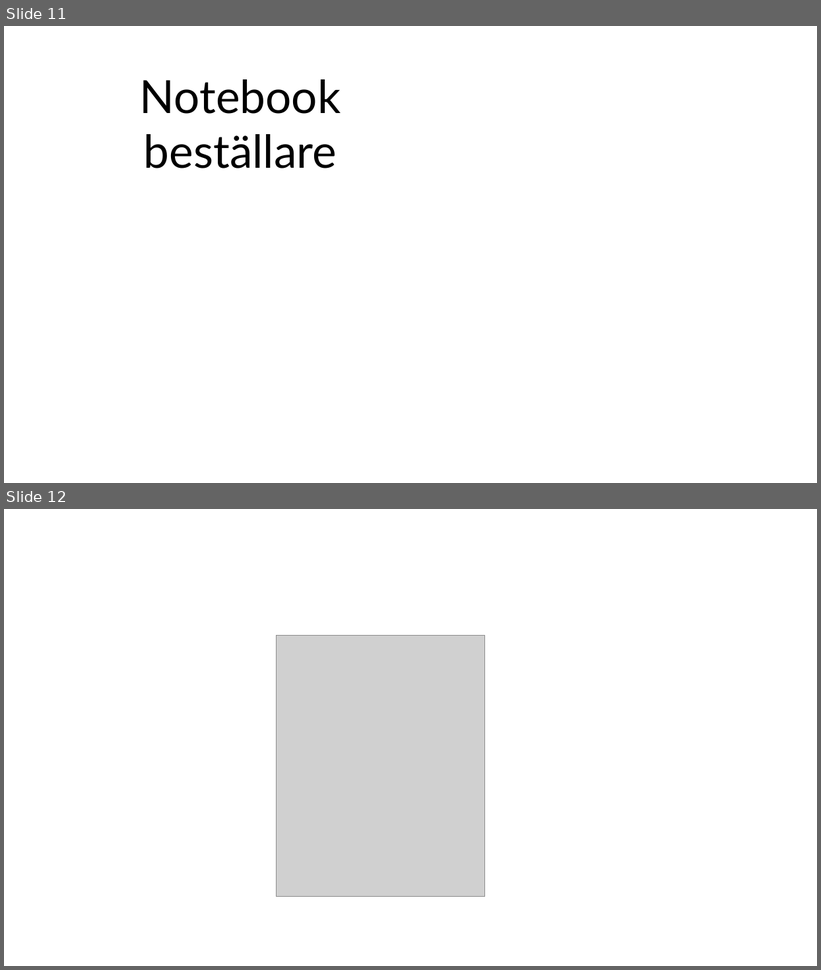
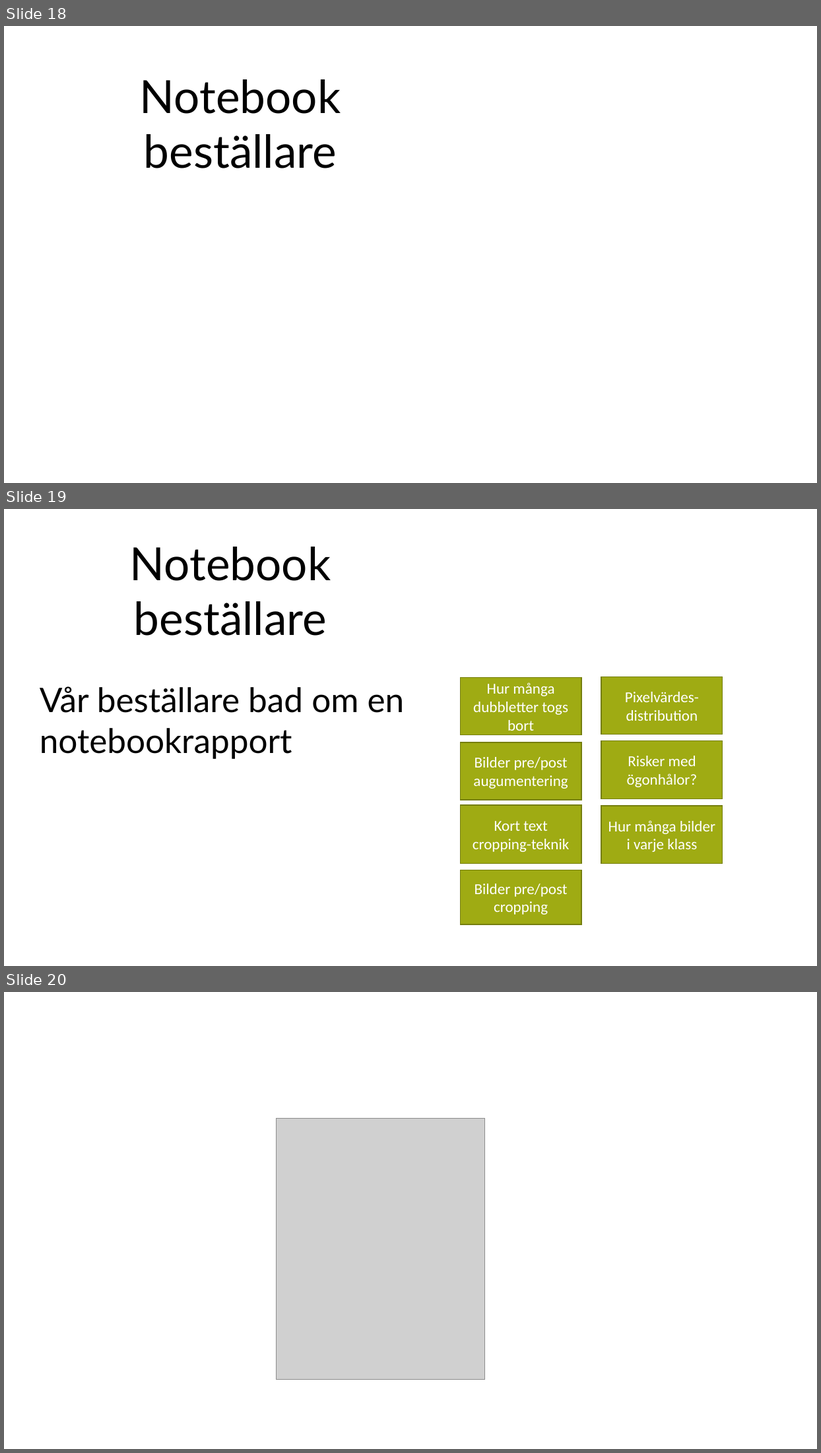
Before and after one commit to Jimmy-Nnilsson/StudieGrupp3_MLProjekt, a slide deck: Projectdocuments/GruppPresentation_NL.pptx. Shown one above the other, each under a label of ours: slides 11 and 12 before the commit, slides 18, 19 and 20 after it. The pictures are 821x970 and 821x1453 pixels, drawn with LibreOffice and Linux fonts; fonts in the diff are those of the drawing; grey boxes stand for pictures; background and template pictures are left out. Boxes give left, top, right and bottom in pixels: in the first picture for what was removed or moved away, otherwise in the second. Text is boxed around its words. In the diff, an @@ line names an element or a change of style, - is before the commit and + after.

```diff
--- a/Projectdocuments/GruppPresentation_NL.pptx
+++ b/Projectdocuments/GruppPresentation_NL.pptx
@@ slide 19 added at (4, 509, 817, 966), background picture (left out) @@
@@ text added at (130, 547, 331, 636), 54 pt, text #000000 @@
+Notebook beställare
@@ title added at (40, 687, 405, 759), 40 pt, text #000000 @@
+Vår beställare bad om en notebookrapport
@@ rectangle added at (460, 678, 582, 735), fill #9FAB13, outline #767F0E 1 pt, 18 pt, text #FFFFFF @@
+Hur många dubbletter togs bort
@@ rectangle added at (602, 677, 723, 735), fill #9FAB13, outline #767F0E 1 pt, 18 pt, text #FFFFFF @@
+Pixelvärdes-distribution
@@ rectangle added at (460, 743, 582, 800), fill #9FAB13, outline #767F0E 1 pt, 18 pt, text #FFFFFF @@
+Bilder pre/post augumentering
@@ rectangle added at (602, 741, 723, 799), fill #9FAB13, outline #767F0E 1 pt, 18 pt, text #FFFFFF @@
+Risker med ögonhålor?
@@ rectangle added at (460, 805, 582, 863), fill #9FAB13, outline #767F0E 1 pt, 18 pt, text #FFFFFF @@
+Kort text cropping-teknik
@@ rectangle added at (602, 806, 723, 863), fill #9FAB13, outline #767F0E 1 pt, 18 pt, text #FFFFFF @@
+Hur många bilder i varje klass
@@ rectangle added at (460, 870, 582, 924), fill #9FAB13, outline #767F0E 1 pt, 18 pt, text #FFFFFF @@
+Bilder pre/post cropping
@@ what was slide 11 is now slide 18 @@
@@ what was slide 12 is now slide 20 @@
```
Also in this commit, not shown: 7 other slides added.
